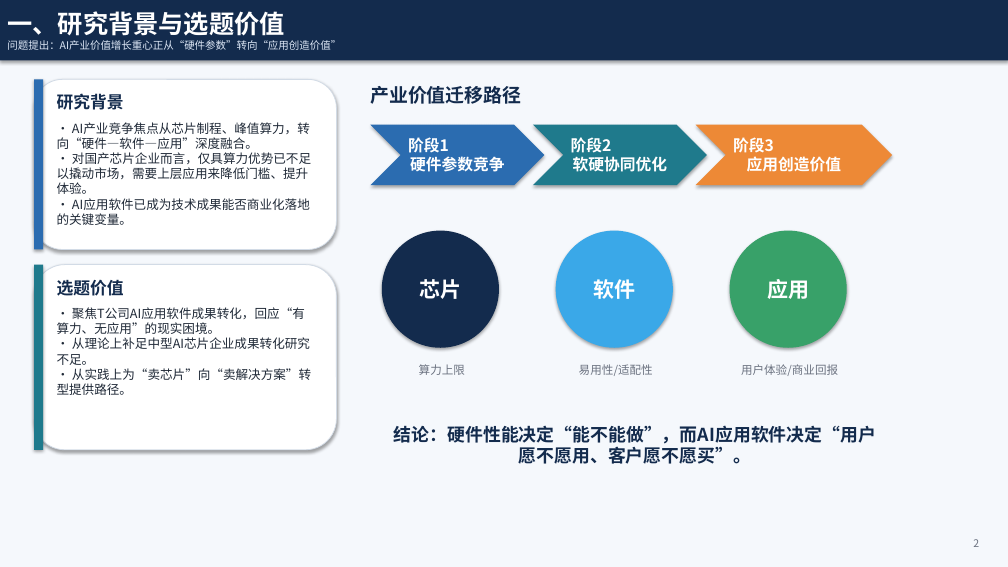
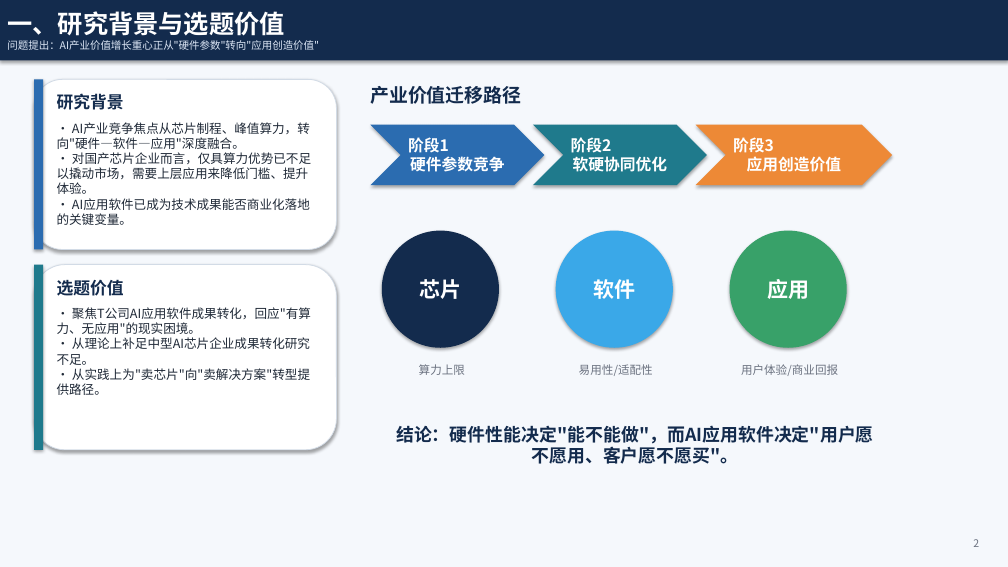
Before and after one commit to liang1wang/test, a slide deck: slide 2 of T公司AI应用软件技术成果转化策略研究_开题汇报.pptx. Drawn at 1008x567 pixels with LibreOffice and Linux fonts; fonts in the diff are those of the drawing. Boxes give left, top, right and bottom in pixels: in the first picture for what was removed or moved away, otherwise in the second. Text is boxed around its words. In the diff, an @@ line names an element or a change of style, - is before the commit and + after.

```diff
--- a/T公司AI应用软件技术成果转化策略研究_开题汇报.pptx
+++ b/T公司AI应用软件技术成果转化策略研究_开题汇报.pptx
@@ text in rectangle at (7,40,319,50): text changed @@
-问题提出：AI产业价值增长重心正从“硬件参数”转向“应用创造价值”
+问题提出：AI产业价值增长重心正从"硬件参数"转向"应用创造价值"
@@ text at (57,122,310,149): text changed @@
-• AI产业竞争焦点从芯片制程、峰值算力，转向“硬件—软件—应用”深度融合。
+• AI产业竞争焦点从芯片制程、峰值算力，转向"硬件—软件—应用"深度融合。
@@ text at (57,307,311,334): text changed @@
-• 聚焦T公司AI应用软件成果转化，回应“有算力、无应用”的现实困境。
+• 聚焦T公司AI应用软件成果转化，回应"有算力、无应用"的现实困境。
@@ text at (57,368,310,395): text changed @@
-• 从实践上为“卖芯片”向“卖解决方案”转型提供路径。
+• 从实践上为"卖芯片"向"卖解决方案"转型提供路径。
@@ text at (396,425,874,464): text changed @@
-结论：硬件性能决定“能不能做”，而AI应用软件决定“用户愿不愿用、客户愿不愿买”。
+结论：硬件性能决定"能不能做"，而AI应用软件决定"用户愿不愿用、客户愿不愿买"。
```
Also in this commit, not shown: 9 other slides changed, 1 slide removed.
